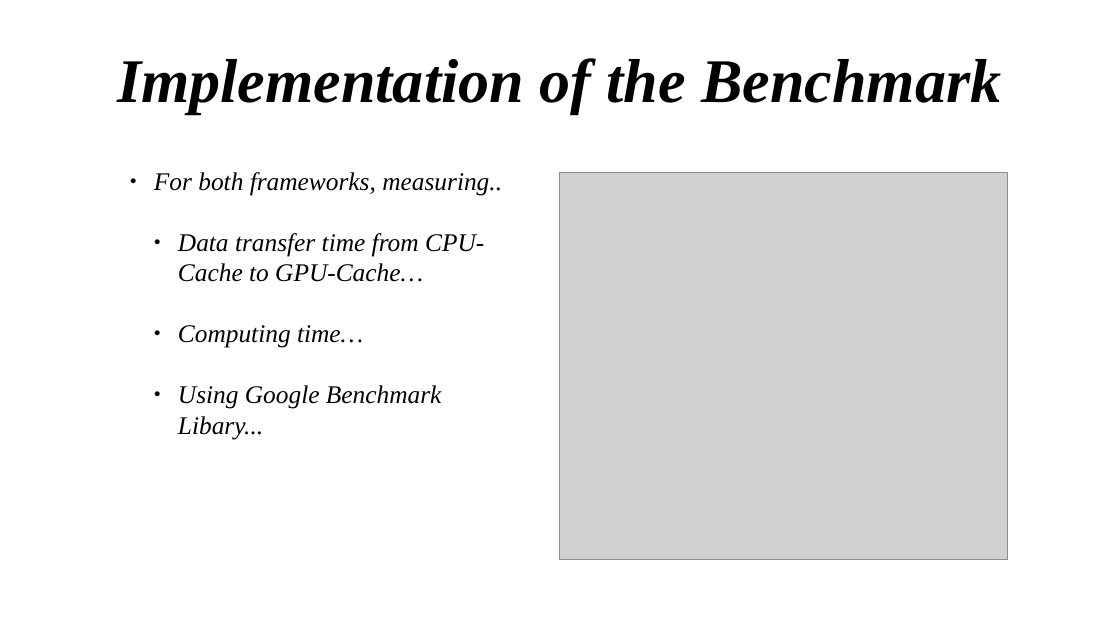
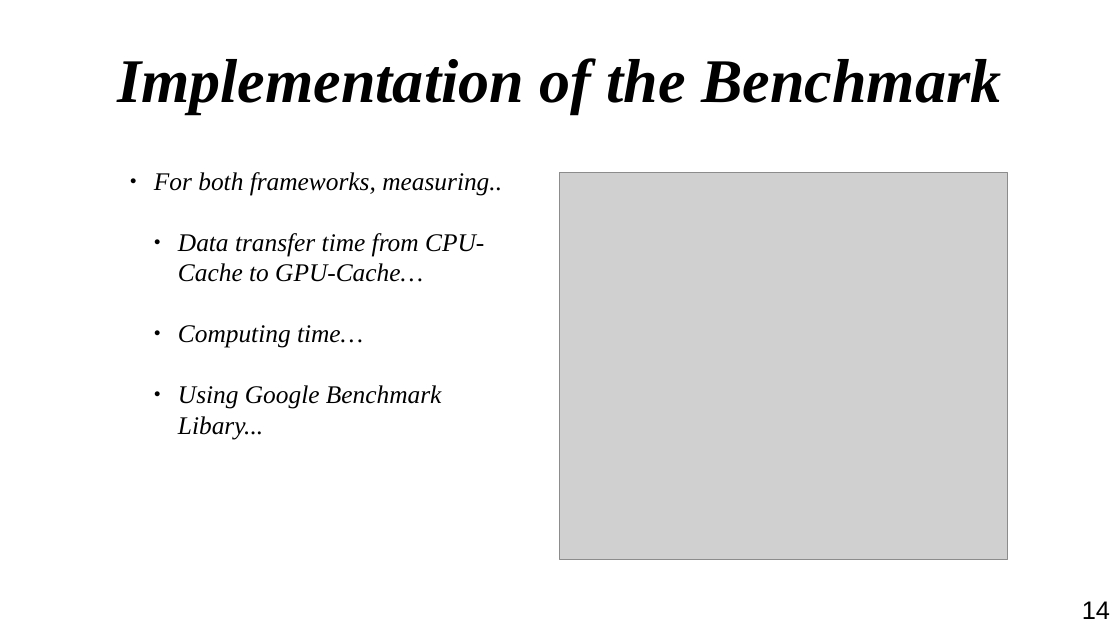
Before and after one commit to lhahner/opti-perf, a slide deck: slide 17 of docs/presentation/topic-presentation.odp. Drawn at 1120x630 pixels with LibreOffice and Linux fonts; fonts in the diff are those of the drawing; grey boxes stand for pictures. Boxes give left, top, right and bottom in pixels: in the first picture for what was removed or moved away, otherwise in the second. Text is boxed around its words. In the diff, an @@ line names an element or a change of style, - is before the commit and + after.

```diff
--- a/docs/presentation/topic-presentation.odp
+++ b/docs/presentation/topic-presentation.odp
@@ text added at <box>1082,601,1110,619</box>, 18 pt, text #000000 @@
+14
```
Also in this commit, not shown: 4 other slides changed, 1 slide added, 7 other files.
